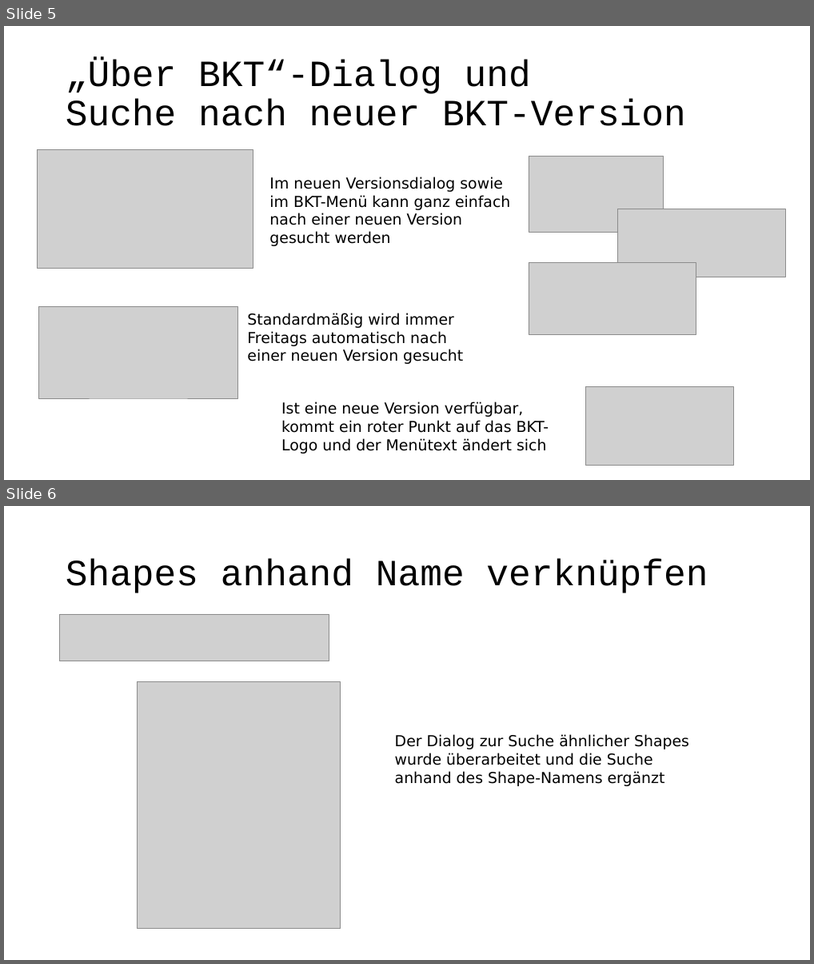
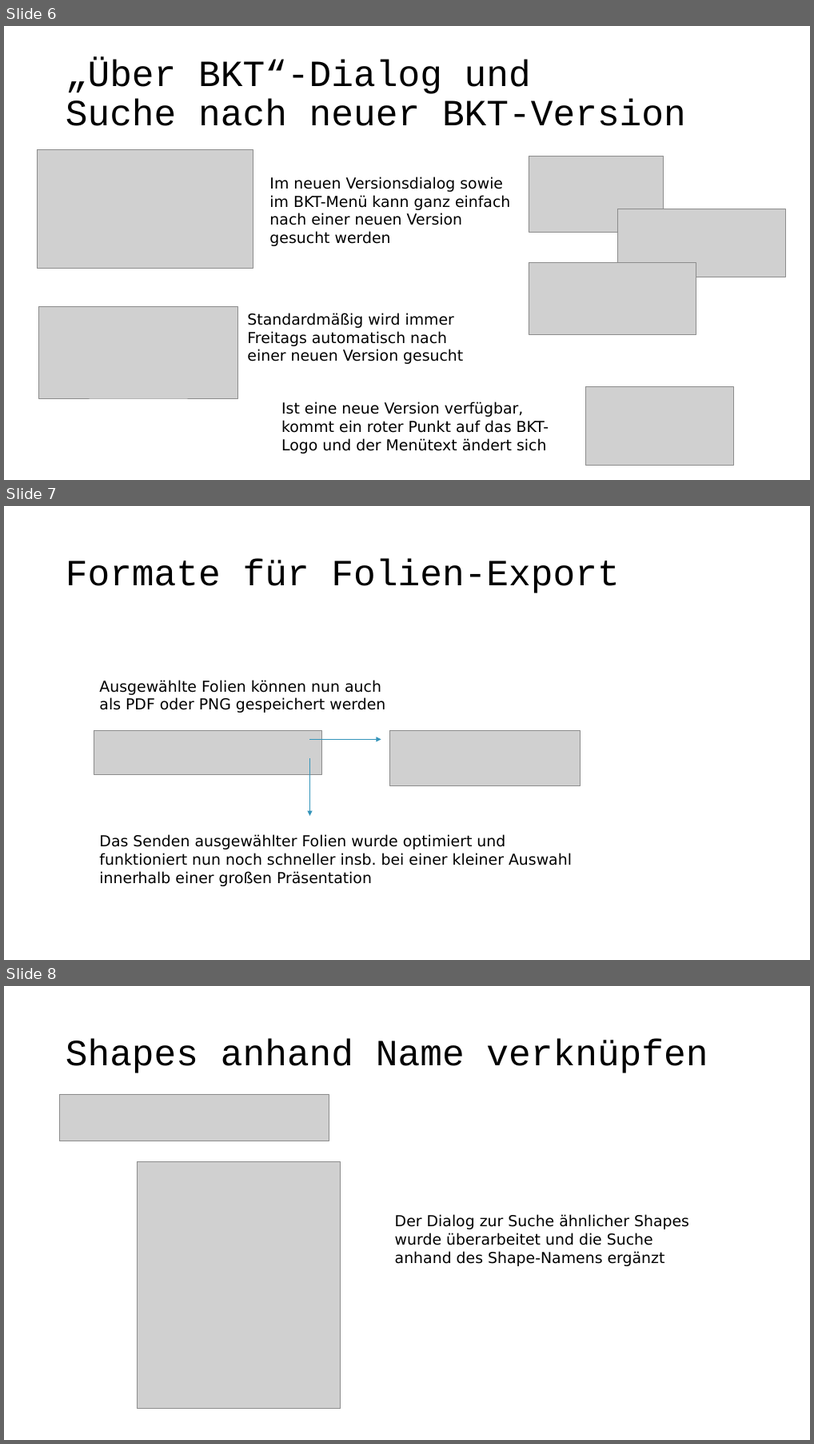
Before and after one commit to pyro-team/bkt-toolbox, a slide deck: documentation/Changelog.pptx. Shown one above the other, each under a label of ours: slides 5 and 6 before the commit, slides 6, 7 and 8 after it. The pictures are 814x964 and 814x1444 pixels, drawn with LibreOffice and Linux fonts; fonts in the diff are those of the drawing; grey boxes stand for pictures. Boxes give left, top, right and bottom in pixels: in the first picture for what was removed or moved away, otherwise in the second. Text is boxed around its words. In the diff, an @@ line names an element or a change of style, - is before the commit and + after.

```diff
--- a/documentation/Changelog.pptx
+++ b/documentation/Changelog.pptx
@@ slide 7 added at (4,506,810,960), background #FFFFFF @@
@@ title added at (66,560,619,593), 44 pt, text #000000 @@
+Formate für Folien-Export
@@ text added at (99,680,386,712), 18 pt, text #000000 @@
+Ausgewählte Folien können nun auch als PDF oder PNG gespeichert werden
@@ picture added at (94,731,322,775) @@
@@ arrow added from (310, 739) to (382, 739), #3494BA 0.5 pt @@
@@ picture added at (390,731,581,786) @@
@@ arrow added from (310, 758) to (310, 816), #3494BA 0.5 pt @@
@@ text added at (99,834,572,886), 18 pt, text #000000 @@
+Das Senden ausgewählter Folien wurde optimiert und funktioniert nun noch schneller insb. bei einer kleiner Auswahl innerhalb einer großen Präsentation
@@ what was slide 5 is now slide 6 @@
@@ what was slide 6 is now slide 8 @@
```
Also in this commit, not shown: 8 other slides added, 1 other file.
